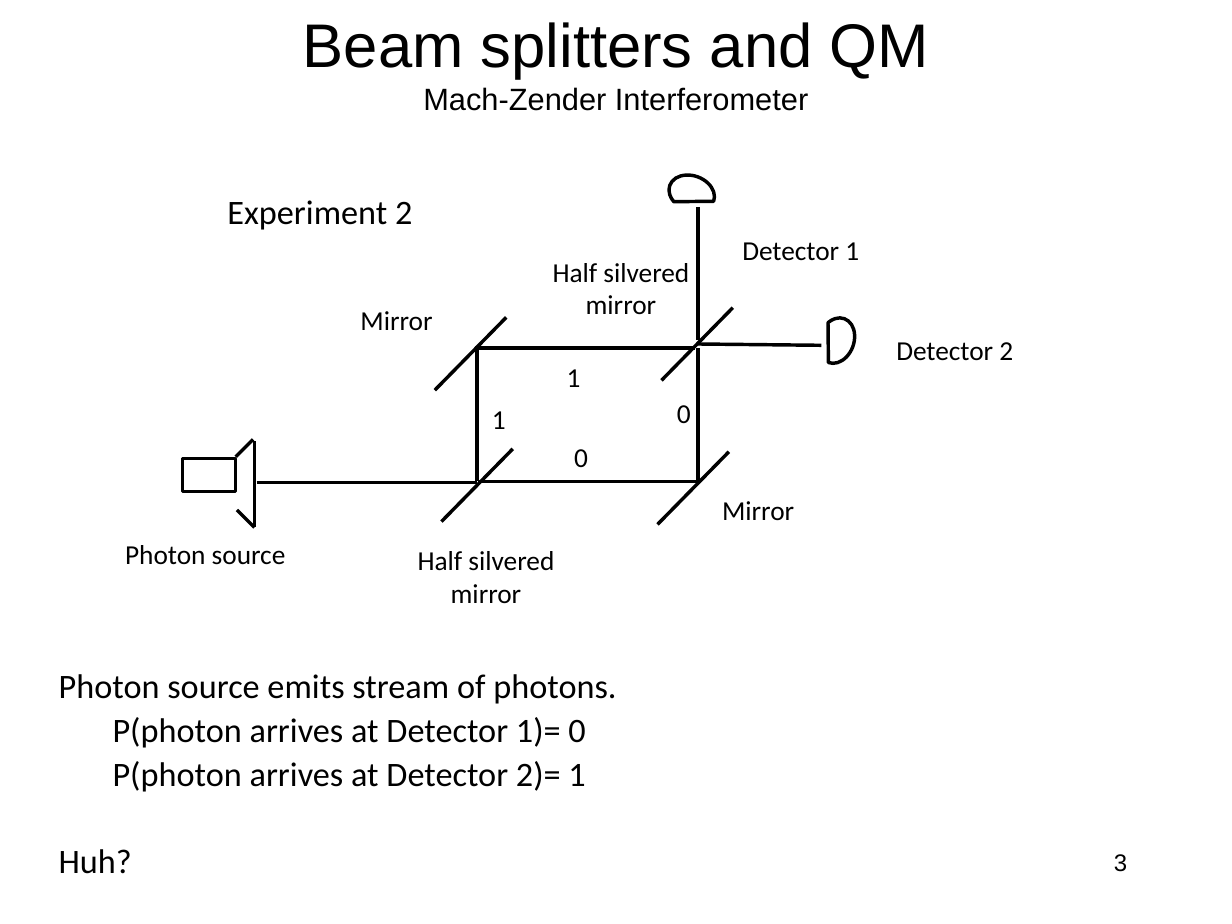
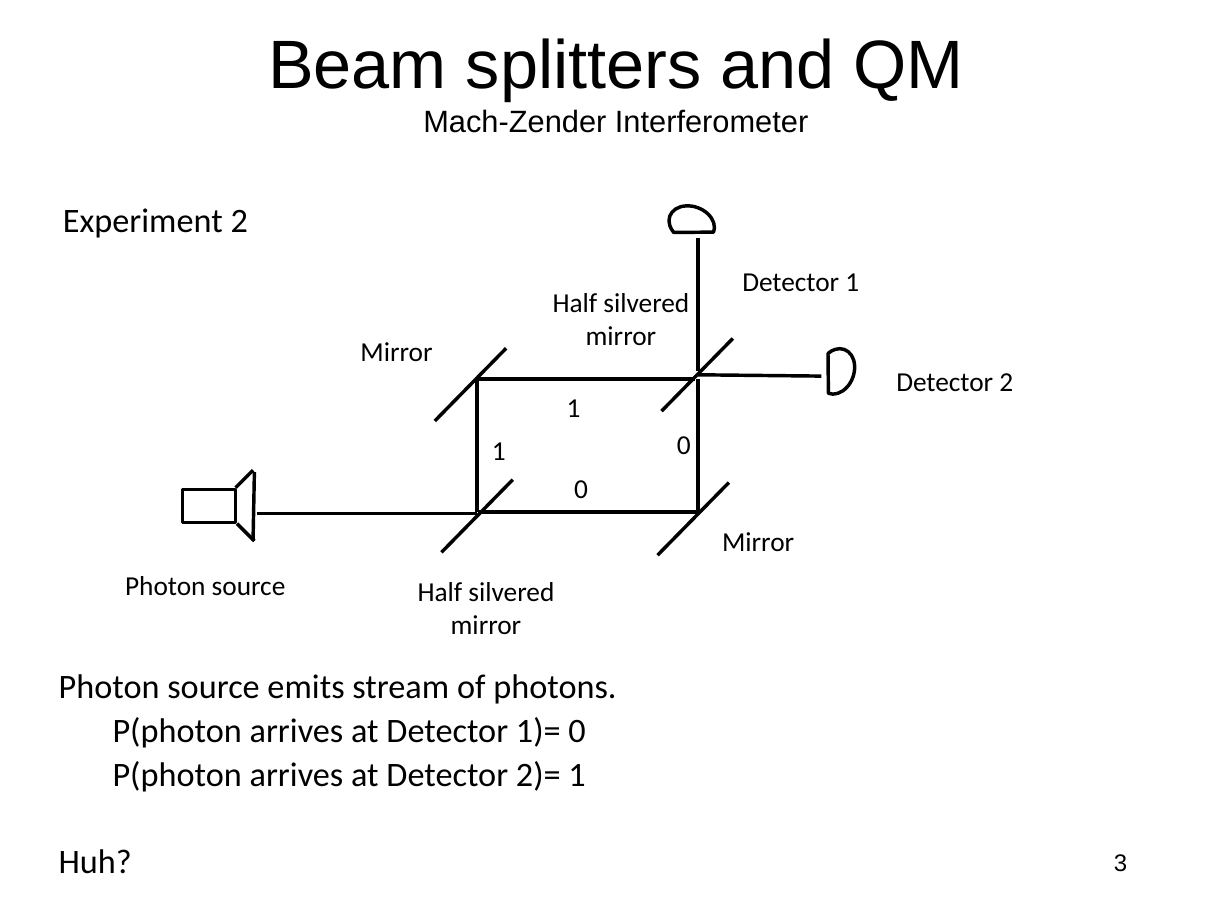
Before and after one commit to jlmucb/class_notes, a slide deck: slide 3 of BerkeleyClass/CS290Spring2013/Lectures/QC.pptx. Drawn at 1232x924 pixels with LibreOffice and Linux fonts; fonts in the diff are those of the drawing. Boxes give left, top, right and bottom in pixels: in the first picture for what was removed or moved away, otherwise in the second. Text is boxed around its words. In the diff, an @@ line names an element or a change of style, - is before the commit and + after.

```diff
--- a/BerkeleyClass/CS290Spring2013/Lectures/QC.pptx
+++ b/BerkeleyClass/CS290Spring2013/Lectures/QC.pptx
@@ title "Beam splitters and QM Mach-Zender ...": place and size @@
-title "Beam splitters and QM Mach-Zender ..." at box(303, 22, 929, 111)
+title "Beam splitters and QM Mach-Zender ..." at box(268, 38, 964, 133)
@@ title "Beam splitters and QM Mach-Zender ..." at box(268, 38, 964, 133): size 36 to 40 pt in "Beam splitters and QM" @@
@@ text "Experiment 2": place and size @@
-text "Experiment 2" at box(227, 200, 412, 230)
+text "Experiment 2" at box(63, 208, 248, 238)
@@ 12 lines, 11 texts, 2 chord (boxed as its full ellipse)s, 1 rectangle: place and size @@
-12 lines, 11 texts, 2 chord (boxed as its full ellipse)s, 1 rectangle at box(125, 169, 1013, 604)
+12 lines, 11 texts, 2 chord (boxed as its full ellipse)s, 1 rectangle at box(125, 200, 1013, 635)
@@ line moved from (254, 441) - (254, 527) to (254, 472) - (253, 541) @@
@@ line moved from (237, 510) - (254, 527) to (237, 524) - (254, 541) @@
```
Also in this commit, not shown: 34 other slides changed, 1 slide added.
